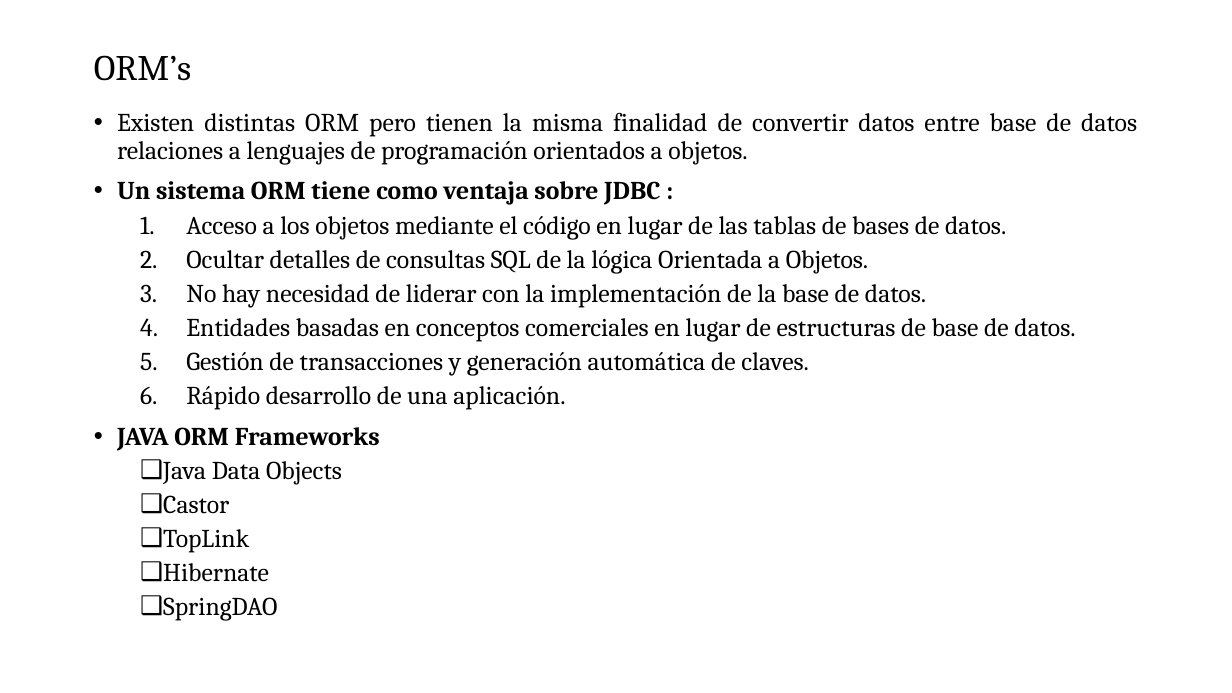
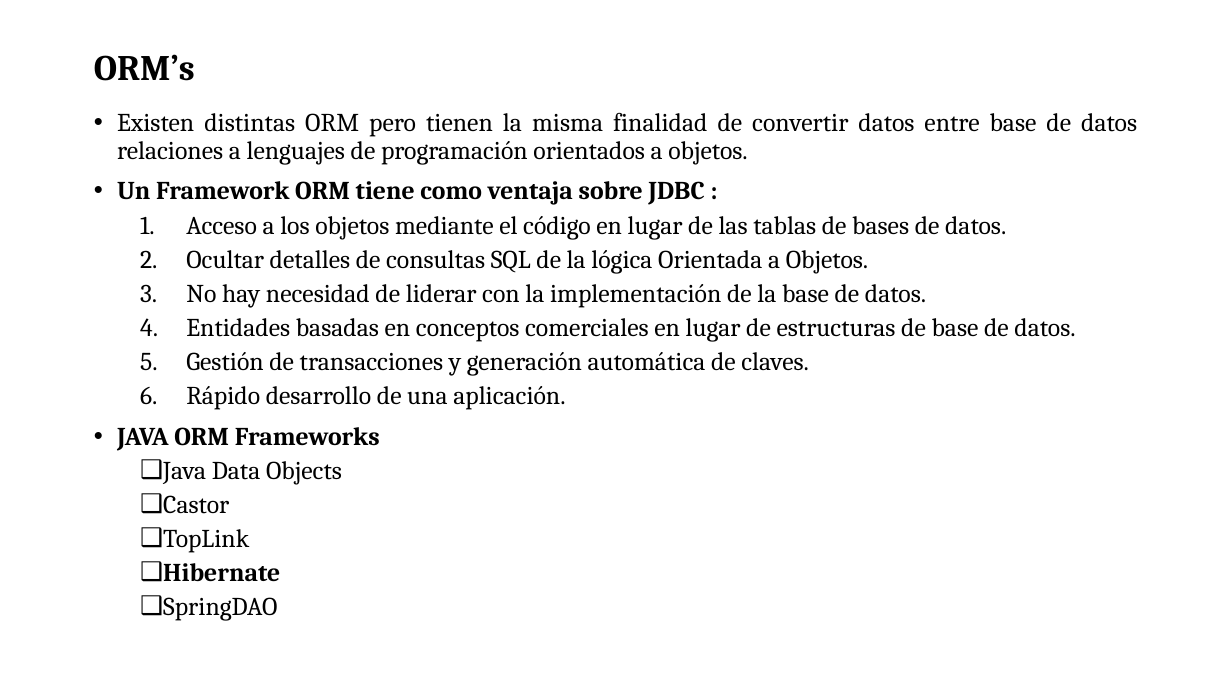
Before and after one commit to soycperez/persistencia-spring-framework, a slide deck: slide 9 of Persistencia con JDBC.pptx (slide 10 before the commit). Drawn at 1232x693 pixels with LibreOffice and Linux fonts; fonts in the diff are those of the drawing; background and template pictures are left out. Boxes give left, top, right and bottom in pixels: in the first picture for what was removed or moved away, otherwise in the second. Text is boxed around its words. In the diff, an @@ line names an element or a change of style, - is before the commit and + after.

Commit message:
Conexión de Hibernate con la base de datos con anotaciones

```diff
--- a/Persistencia con JDBC.pptx
+++ b/Persistencia con JDBC.pptx
@@ title "ORM’s" at bbox=[94, 54, 195, 81]: bold on @@
@@ text at bbox=[117, 181, 704, 205]: text changed @@
-• Un sistema ORM tiene como ventaja sobre JDBC :
+• Un Framework ORM tiene como ventaja sobre JDBC :
@@ text at bbox=[163, 563, 280, 582]: bold on in "Hibernate" @@
```
Also in this commit, not shown: 1 other slide changed, 6 slides added, 2 slides removed, 10 other files.
